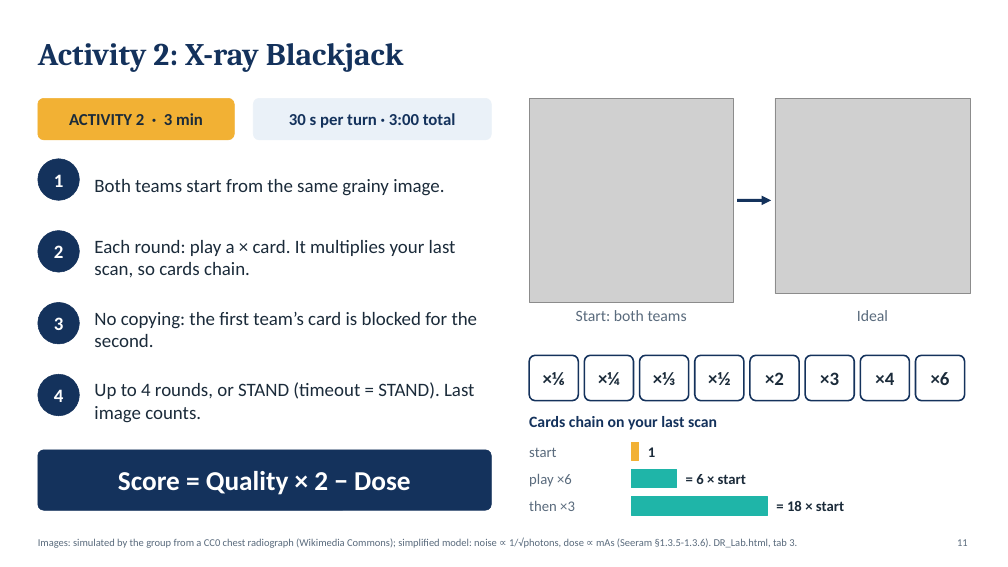
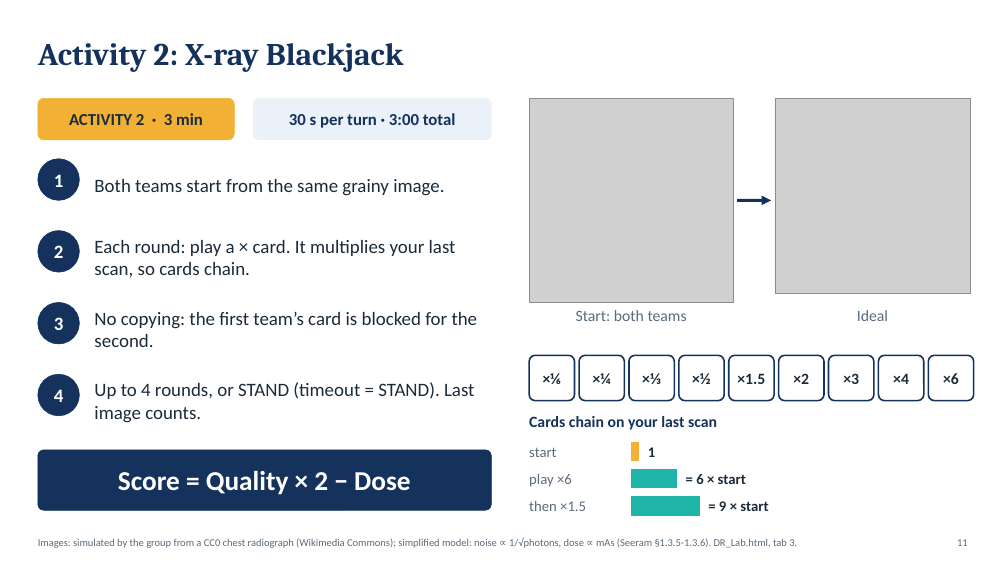
Before and after one commit to Hung-nd233960/dr-overview-presentation, a slide deck: slide 12 of DR_Overview.pptx. Drawn at 1008x567 pixels with LibreOffice and Linux fonts; fonts in the diff are those of the drawing; grey boxes stand for pictures. Boxes give left, top, right and bottom in pixels: in the first picture for what was removed or moved away, otherwise in the second. Text is boxed around its words. In the diff, an @@ line names an element or a change of style, - is before the commit and + after.

```diff
--- a/DR_Overview.pptx
+++ b/DR_Overview.pptx
@@ rounded rectangle "×¼": place and size @@
-rounded rectangle "×¼" at bbox=[585, 355, 634, 401]
+rounded rectangle "×¼" at bbox=[579, 355, 625, 401]
@@ rounded rectangle "×⅓": place and size @@
-rounded rectangle "×⅓" at bbox=[640, 355, 689, 401]
+rounded rectangle "×⅓" at bbox=[629, 355, 675, 401]
@@ rounded rectangle "×½": place and size @@
-rounded rectangle "×½" at bbox=[695, 355, 744, 401]
+rounded rectangle "×½" at bbox=[679, 355, 724, 401]
@@ rounded rectangle added at bbox=[729, 355, 774, 401], fill #FFFFFF, outline #14325C 1.5 pt, 15 pt, text #1B2B3A, bold @@
+×1.5
@@ size 18 to 15 pt in 8 elements at bbox=[529, 355, 575, 401], bbox=[579, 355, 625, 401], bbox=[629, 355, 675, 401], bbox=[679, 355, 724, 401], bbox=[929, 355, 974, 401], bbox=[879, 355, 924, 401], bbox=[829, 355, 874, 401], bbox=[779, 355, 824, 401] @@
@@ rounded rectangle "×2": place and size @@
-rounded rectangle "×2" at bbox=[750, 355, 799, 401]
+rounded rectangle "×2" at bbox=[779, 355, 824, 401]
@@ rounded rectangle "×3": place and size @@
-rounded rectangle "×3" at bbox=[805, 355, 854, 401]
+rounded rectangle "×3" at bbox=[829, 355, 874, 401]
@@ rounded rectangle "×4": place and size @@
-rounded rectangle "×4" at bbox=[861, 355, 910, 401]
+rounded rectangle "×4" at bbox=[879, 355, 924, 401]
@@ rounded rectangle "×6": place and size @@
-rounded rectangle "×6" at bbox=[916, 355, 965, 401]
+rounded rectangle "×6" at bbox=[929, 355, 974, 401]
@@ text at bbox=[529, 501, 586, 511]: text changed @@
-then ×3
+then ×1.5
@@ rectangle: place and size @@
-rectangle at bbox=[631, 497, 768, 515]
+rectangle at bbox=[631, 497, 699, 515]
@@ text at bbox=[719, 501, 768, 511]: text changed @@
-= 18 × start
+= 9 × start
```
Also in this commit, not shown: 13 other files.
